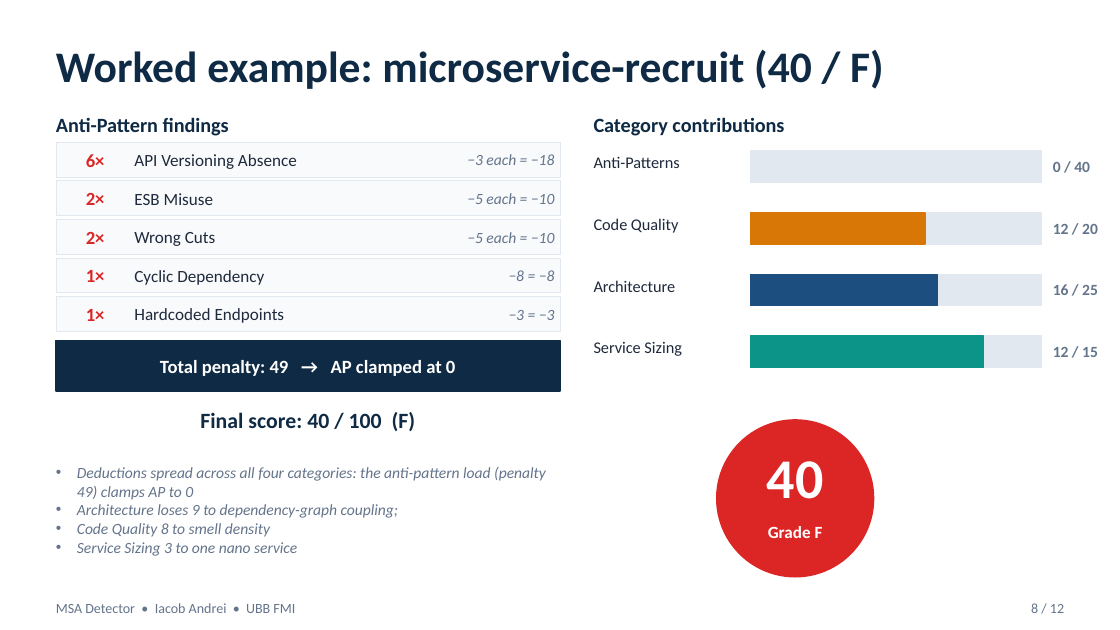
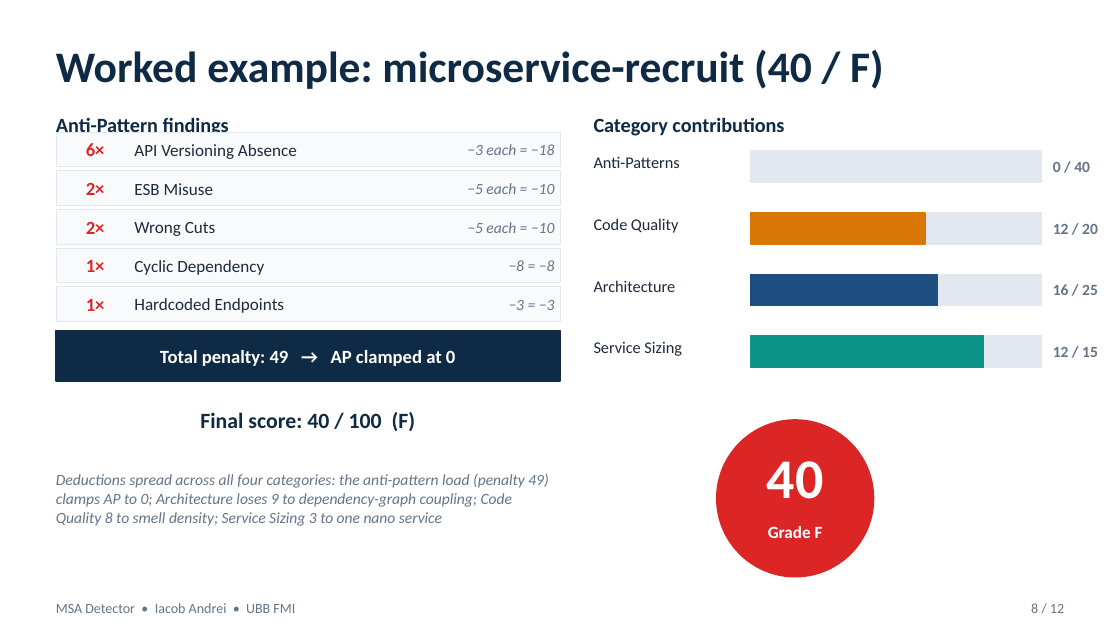
Before and after one commit to andrei45635/dissertation_backend, a slide deck: slide 8 of thesis/presentation/MSA_Detector_Defense.pptx. Drawn at 1120x630 pixels with LibreOffice and Linux fonts; fonts in the diff are those of the drawing. Boxes give left, top, right and bottom in pixels: in the first picture for what was removed or moved away, otherwise in the second. Text is boxed around its words. In the diff, an @@ line names an element or a change of style, - is before the commit and + after.

```diff
--- a/thesis/presentation/MSA_Detector_Defense.pptx
+++ b/thesis/presentation/MSA_Detector_Defense.pptx
@@ 16 texts, 6 rectangles: place and size @@
-16 texts, 6 rectangles at (56,142,560,391)
+16 texts, 6 rectangles at (56,132,560,381)
@@ text at (56,474,548,526): text changed @@
-• Deductions spread across all four categories: the anti-pattern load (penalty 49) clamps AP to 0
-• Architecture loses 9 to dependency-graph coupling;
-• Code Quality 8 to smell density
-• Service Sizing 3 to one nano service
+Deductions spread across all four categories: the anti-pattern load (penalty 49) clamps AP to 0; Architecture loses 9 to dependency-graph coupling; Code Quality 8 to smell density; Service Sizing 3 to one nano service
```
Also in this commit, not shown: 7 other slides changed.
